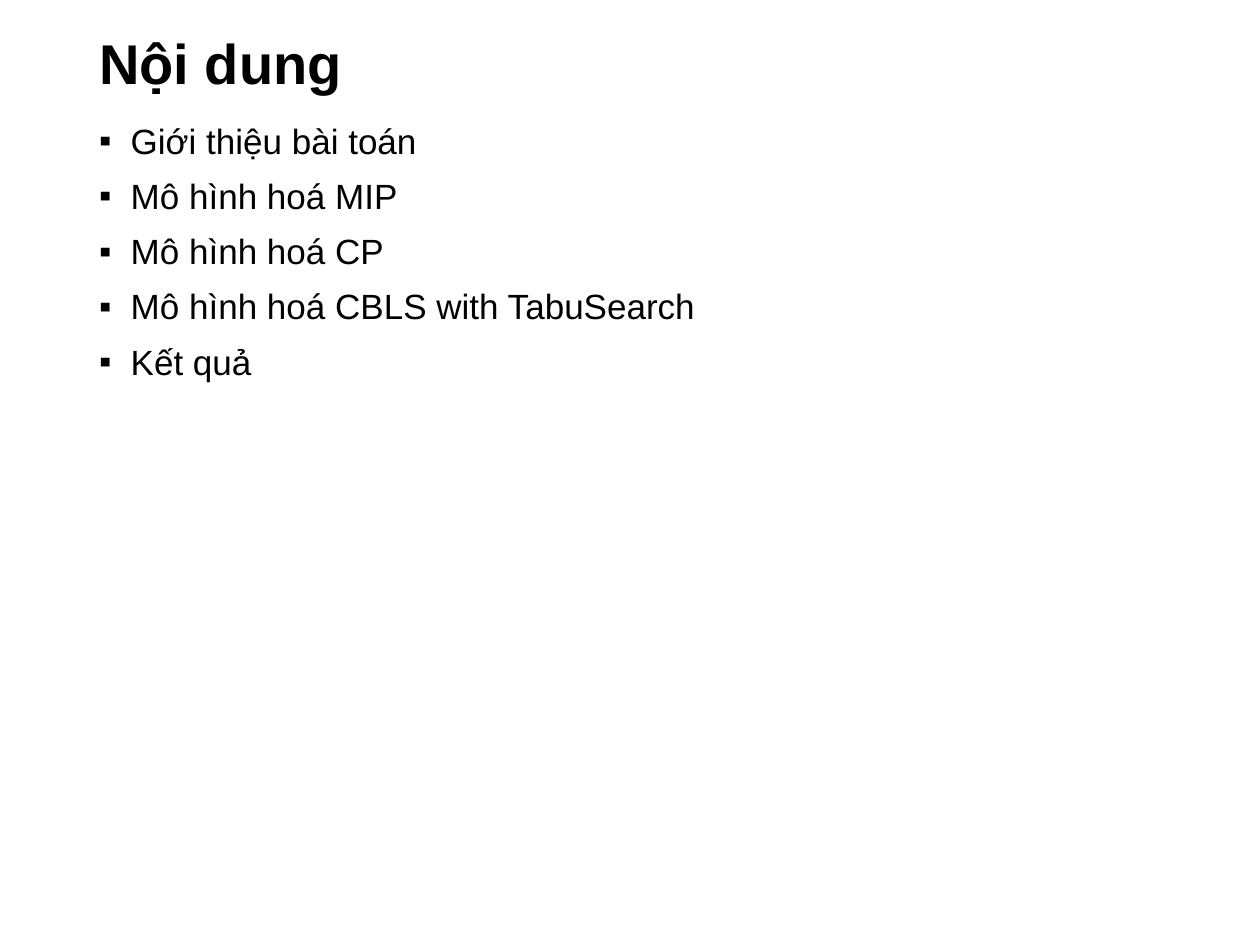
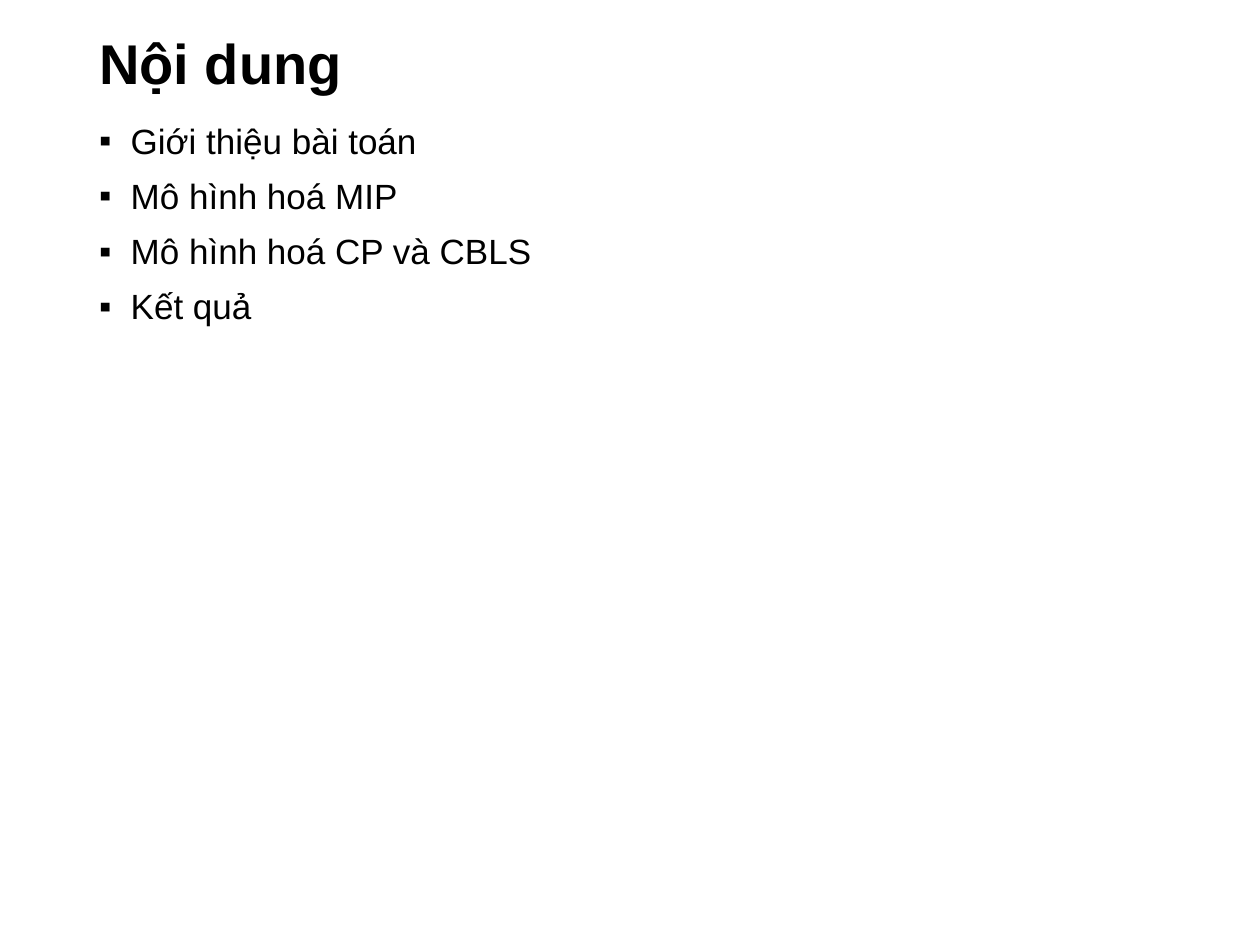
Before and after one commit to dangnm9699/semester-exam-scheduling, a slide deck: slide 3 of Group7MiniProject8.pptx. Drawn at 1260x945 pixels with LibreOffice and Linux fonts; fonts in the diff are those of the drawing; background and template pictures are left out. Boxes give left, top, right and bottom in pixels: in the first picture for what was removed or moved away, otherwise in the second. Text is boxed around its words. In the diff, an @@ line names an element or a change of style, - is before the commit and + after.

Commit message:
upload slides

```diff
--- a/Group7MiniProject8.pptx
+++ b/Group7MiniProject8.pptx
@@ text at [131,238,531,265]: text changed @@
-▪ Mô hình hoá CP
-▪ Mô hình hoá CBLS with TabuSearch
+▪ Mô hình hoá CP và CBLS
```
Also in this commit, not shown: 2 other files.
